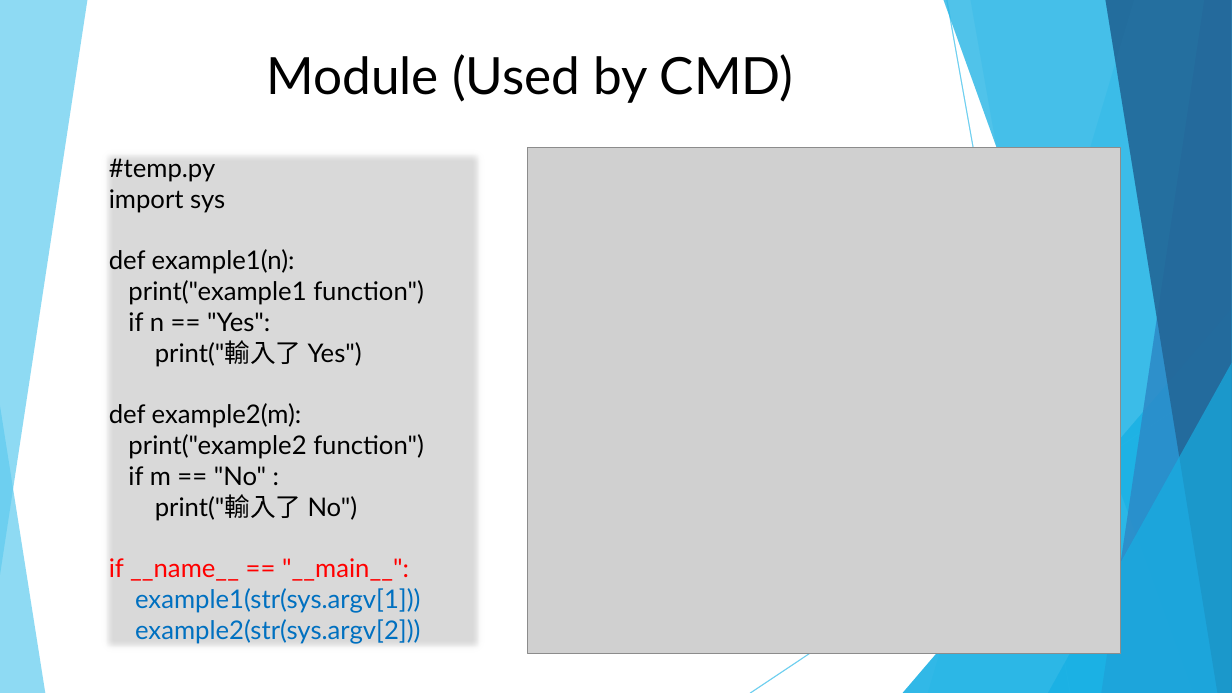
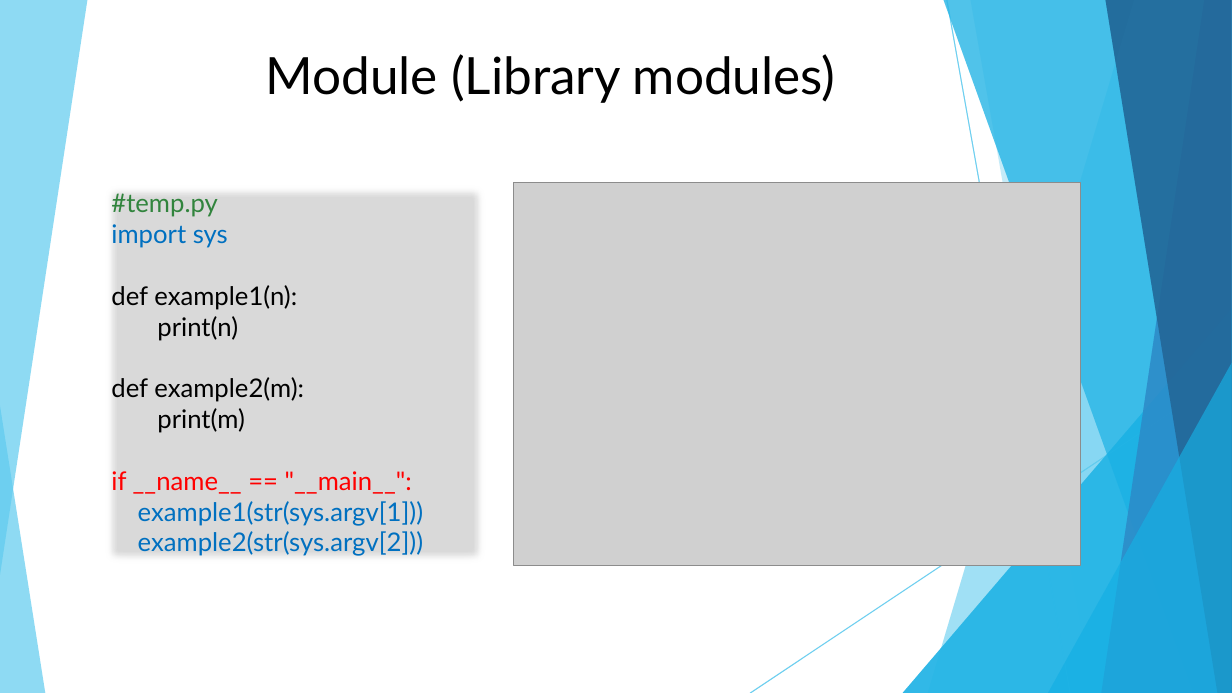
Before and after one commit to DavidChu0424/PythonIntroduction, a slide deck: slide 77 of Python Introduction.pptx (slide 74 before the commit). Drawn at 1232x693 pixels with LibreOffice and Linux fonts; fonts in the diff are those of the drawing; grey boxes stand for pictures. Boxes give left, top, right and bottom in pixels: in the first picture for what was removed or moved away, otherwise in the second. Text is boxed around its words. In the diff, an @@ line names an element or a change of style, - is before the commit and + after.

```diff
--- a/Python Introduction.pptx
+++ b/Python Introduction.pptx
@@ text at bbox=[266, 54, 835, 103]: text changed @@
-  Module (Used by CMD)
+  Module (Library modules)
@@ text "#temp.py": place and size @@
-text "#temp.py" at bbox=[109, 158, 424, 644]
+text "#temp.py" at bbox=[111, 193, 423, 556]
@@ text at bbox=[111, 193, 228, 248]: text colour #000000 to #31843D in "#temp.py"; text colour #000000 to #0070C0 in "import sys" @@
@@ picture: place and size @@
-picture at bbox=[528, 147, 1120, 654]
+picture at bbox=[514, 183, 1081, 566]
@@ text at bbox=[157, 316, 238, 341]: text changed @@
-print("example1 function")
-if n == "Yes":
-print("輸入了 Yes")
+print(n)
@@ text at bbox=[157, 408, 245, 433]: text changed @@
-print("example2 function")
-if m == "No" :
-print("輸入了 No")
+print(m)
```
Also in this commit, not shown: 1 other slide changed, 2 slides added.
